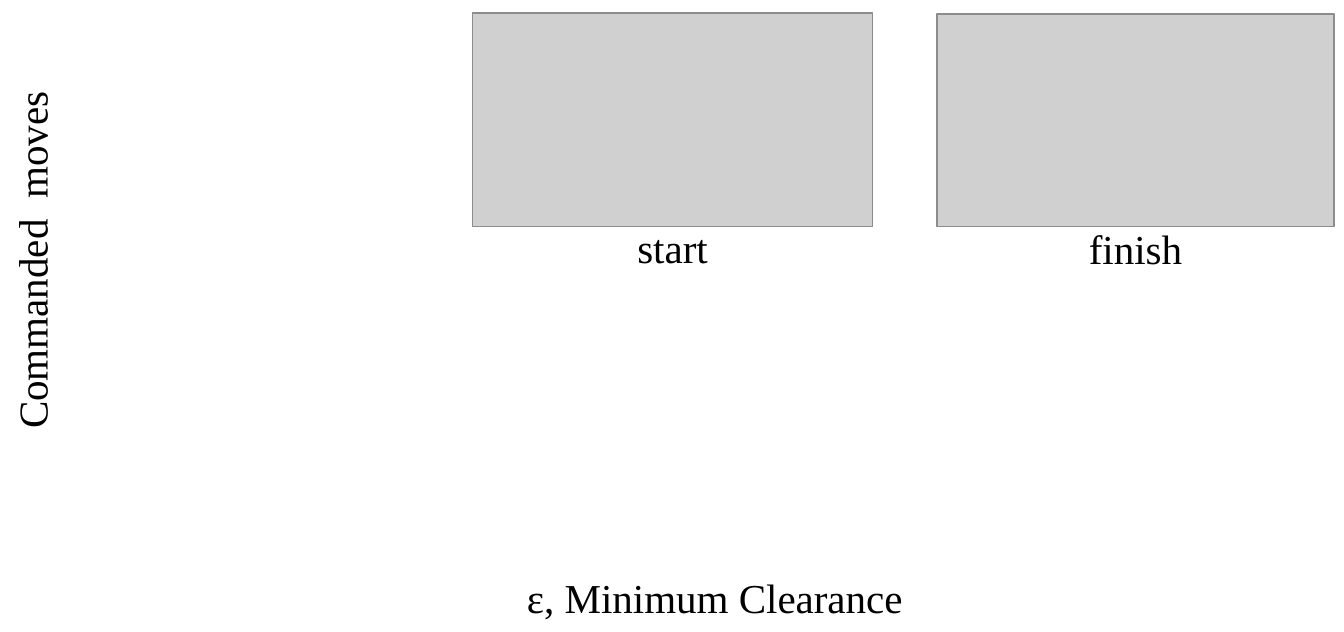
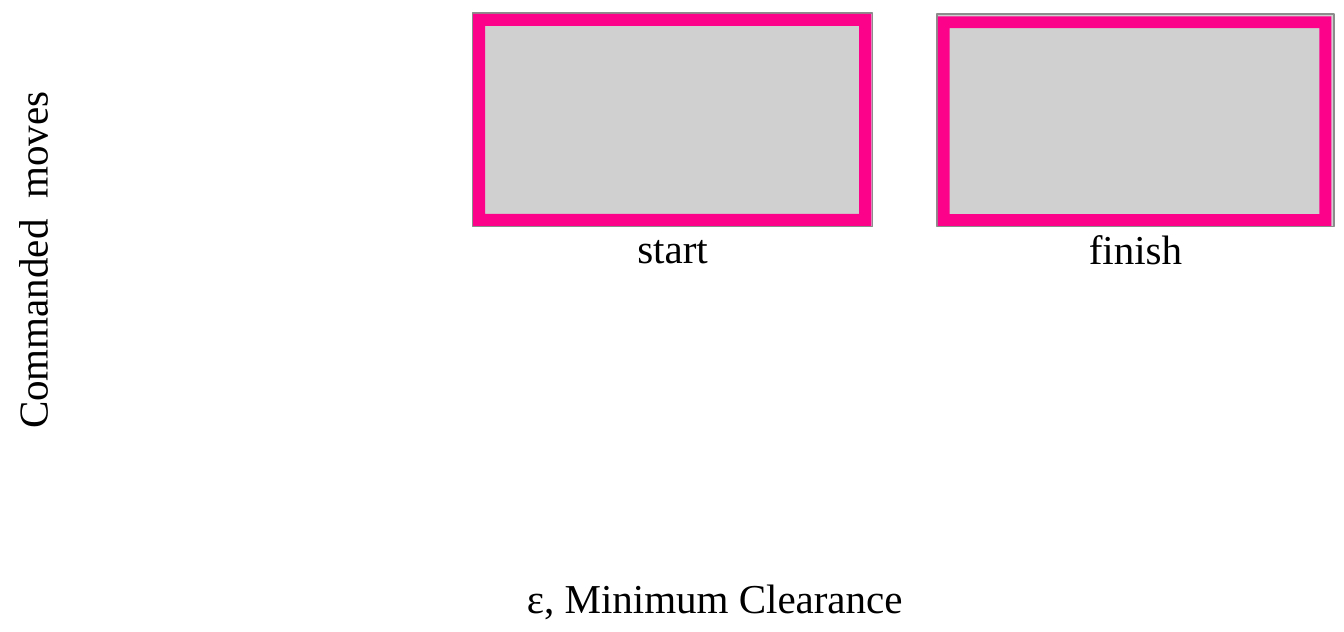
Before and after one commit to aabecker/SwarmPublications, a slide deck: slide 1 of RA-L/pictures/pdf/graphrobo.pptx. Drawn at 1344x632 pixels with LibreOffice and Linux fonts; fonts in the diff are those of the drawing; grey boxes stand for pictures; background and template pictures are left out. Boxes give left, top, right and bottom in pixels: in the first picture for what was removed or moved away, otherwise in the second. Text is boxed around its words. In the diff, an @@ line names an element or a change of style, - is before the commit and + after.

```diff
--- a/RA-L/pictures/pdf/graphrobo.pptx
+++ b/RA-L/pictures/pdf/graphrobo.pptx
@@ frame added at (473,13,871,226), fill #FC028B @@
@@ frame added at (938,16,1332,226), fill #FC028B @@
```
Also in this commit, not shown: 16 other files.
